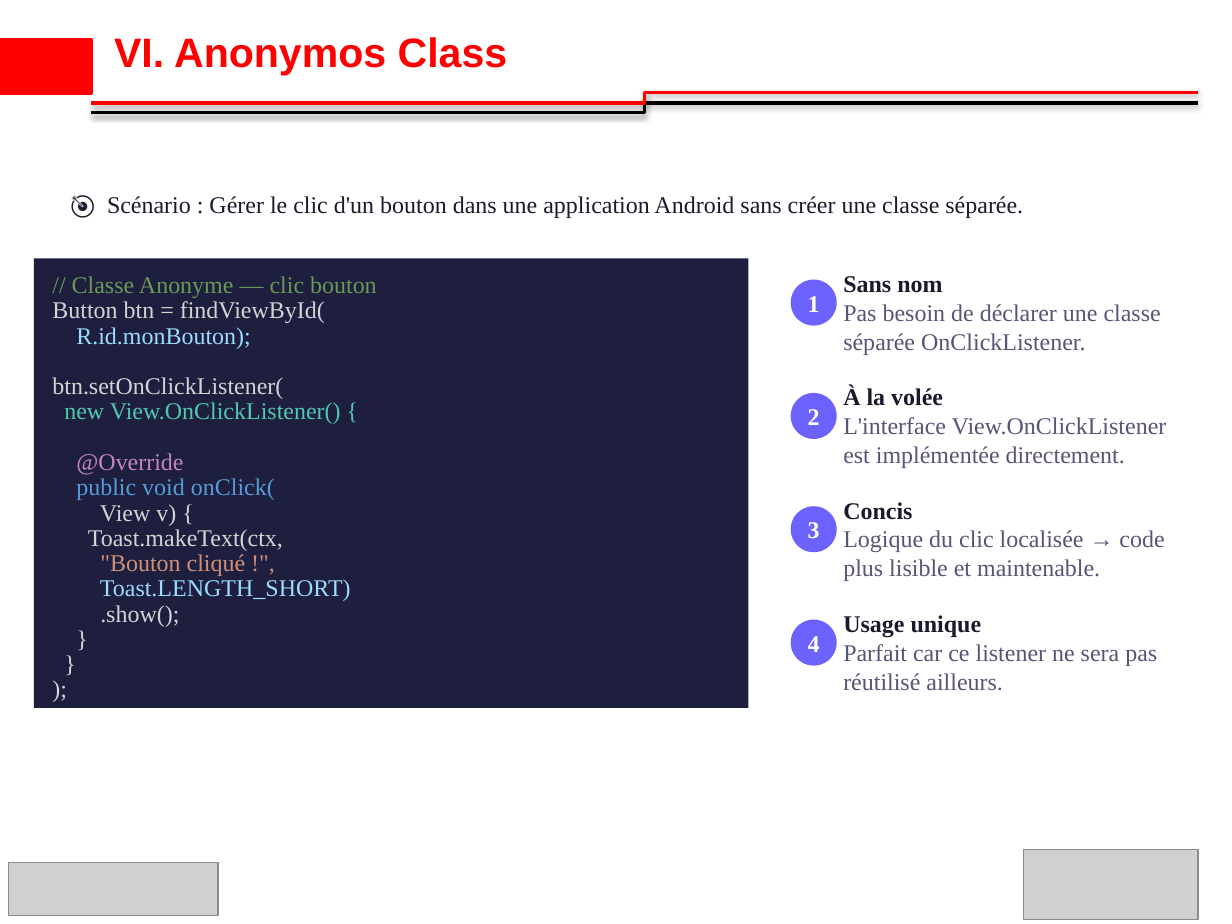
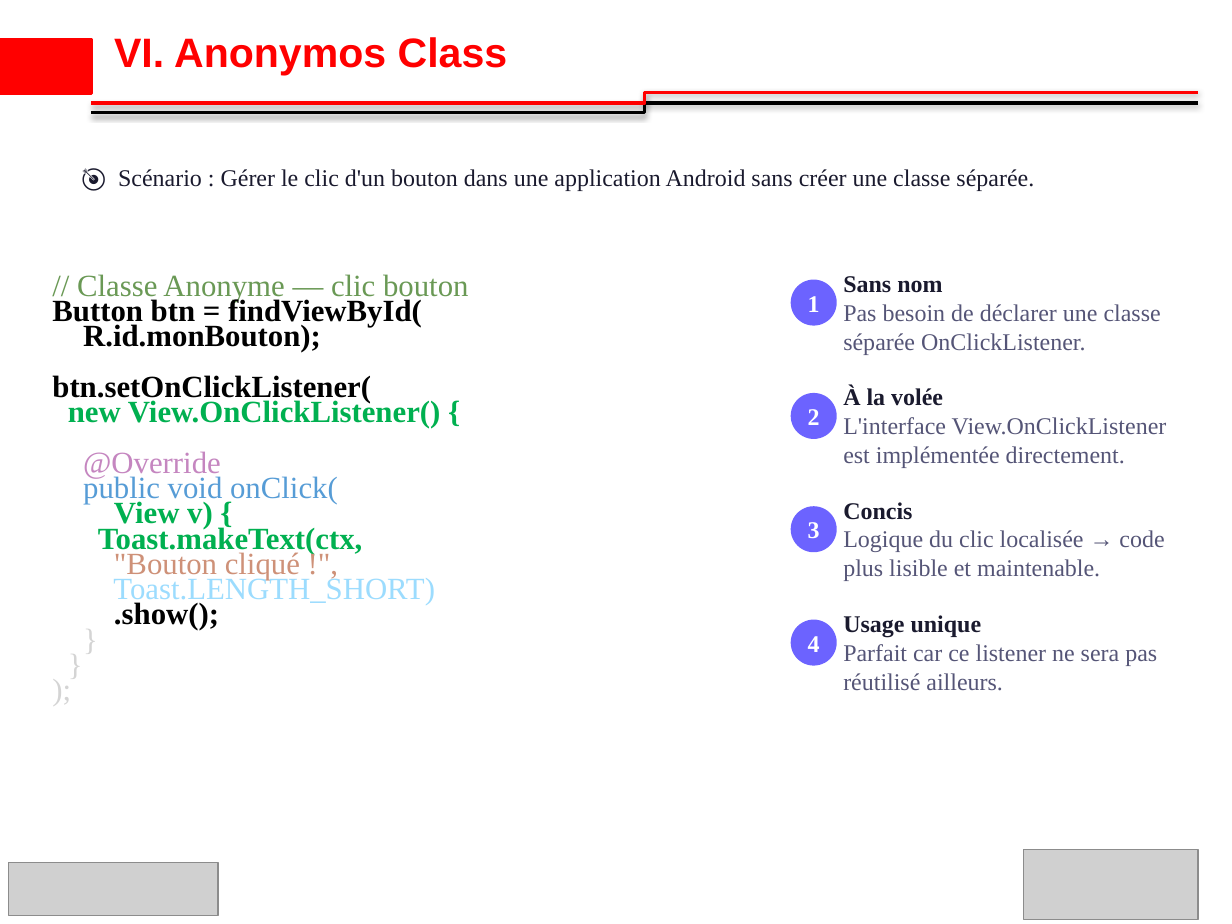
Before and after one commit to ibrahimsava/Osis-training-in-java, a slide deck: slide 21 of osis_presentation_Ibrahim_SAVADOGO_S3.pptx. Drawn at 1232x924 pixels with LibreOffice and Linux fonts; fonts in the diff are those of the drawing; grey boxes stand for pictures; background and template pictures are left out. Boxes give left, top, right and bottom in pixels: in the first picture for what was removed or moved away, otherwise in the second. Text is boxed around its words. In the diff, an @@ line names an element or a change of style, - is before the commit and + after.

```diff
--- a/osis_presentation_Ibrahim_SAVADOGO_S3.pptx
+++ b/osis_presentation_Ibrahim_SAVADOGO_S3.pptx
@@ text "🎯 Scénario : Gérer le ...": place and size @@
-text "🎯 Scénario : Gérer le ..." at <box>107,196,1023,218</box>
+text "🎯 Scénario : Gérer le ..." at <box>118,169,1034,191</box>
@@ rectangle at <box>34,259,749,708</box>: fill #1E1E3F to #FFFFFF @@
@@ text "R.id.monBouton);" at <box>83,324,321,353</box>: size 14 to 18 pt, text colour #9CDCFE to #000000, bold on @@
@@ text "new View.OnClickListener() {" at <box>68,398,440,428</box>: size 14 to 18 pt, text colour #4EC9B0 to #00B050, bold on @@
@@ text "View v) {" at <box>114,501,213,529</box>: size 14 to 18 pt, text colour #D4D4D4 to #00B050, bold on @@
@@ text "Toast.makeText(ctx," at <box>98,525,362,555</box>: size 14 to 18 pt, text colour #D4D4D4 to #00B050, bold on @@
@@ size 14 to 18 pt, text colour #D4D4D4 to #000000, bold on in 3 elements at <box>52,297,422,327</box>, <box>52,375,371,403</box>, <box>114,602,219,630</box> @@
@@ size 14 to 18 pt in 8 elements at <box>77,274,468,302</box>, <box>83,451,221,479</box>, <box>83,474,338,504</box>, <box>114,552,300,580</box>, <box>113,575,435,605</box>, <box>53,625,737,652</box>, <box>53,649,737,676</box>, <box>53,675,737,702</box> @@
```
Also in this commit, not shown: 8 other slides changed.
